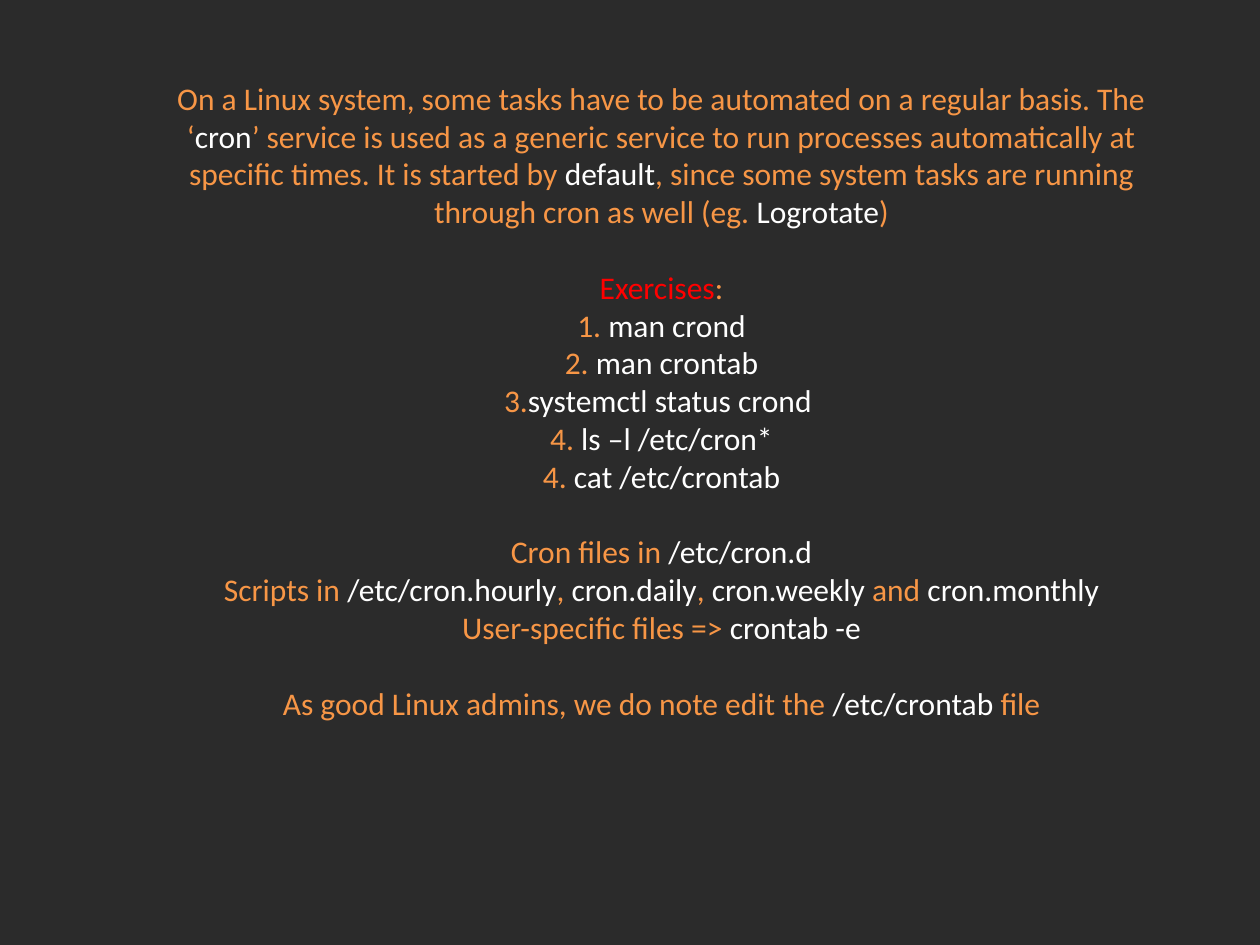
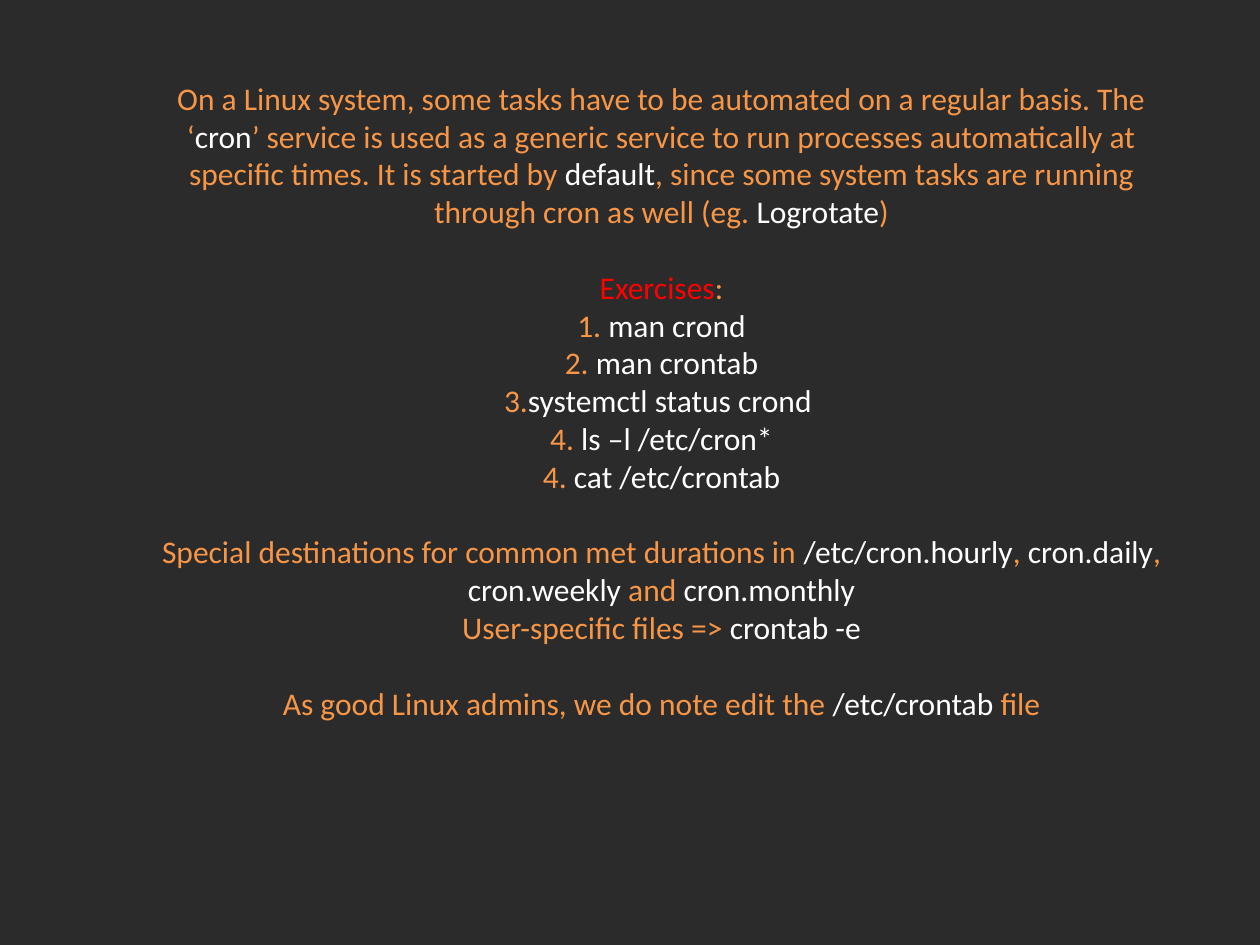
Before and after one commit to Academy-Soft-Intellect/Linux-Course, a slide deck: slide 8 of 09.Softwaremagement_And_Cron/09-SoftwareManagementAndCron.pptx. Drawn at 1260x945 pixels with LibreOffice and Linux fonts; fonts in the diff are those of the drawing; background and template pictures are left out; a plain dark background stands for a picture behind light text. Boxes give left, top, right and bottom in pixels: in the first picture for what was removed or moved away, otherwise in the second. Text is boxed around its words. In the diff, an @@ line names an element or a change of style, - is before the commit and + after.

Commit message:
Edited cron.

```diff
--- a/09.Softwaremagement_And_Cron/09-SoftwareManagementAndCron.pptx
+++ b/09.Softwaremagement_And_Cron/09-SoftwareManagementAndCron.pptx
@@ title at (162, 88, 1161, 721): text changed @@
-A. On a Linux system, some tasks have to be automated on a regular basis. The ‘cron’ service is used as a generic service to run processes automatically at specific times. It is started by default, since some system tasks are running through cron as well (eg. Logrotate)
-   Exercises:
-   1. man crond
-   2. man crontab
-   3.systemctl status crond
-   4. ls –l /etc/cron*
-   4. cat /etc/crontab
-   Cron files in /etc/cron.d
-   Scripts in /etc/cron.hourly, cron.daily, cron.weekly and cron.monthly
-   User-specific files => crontab -e
-   As good Linux admins, we do note edit the /etc/crontab file
+A. On a Linux system, some tasks have to be automated on a regular basis. The ‘cron’ service is used as a generic service to run processes automatically at specific times. It is started by default, since some system tasks are running through cron as well (eg. Logrotate)
+   Exercises:
+   1. man crond
+   2. man crontab
+   3.systemctl status crond
+   4. ls –l /etc/cron*
+   4. cat /etc/crontab
+   Special destinations for common met durations in /etc/cron.hourly, cron.daily, cron.weekly and cron.monthly
+   User-specific files => crontab -e
+   As good Linux admins, we do note edit the /etc/crontab file
```
Also in this commit, not shown: 1 other slide changed.
